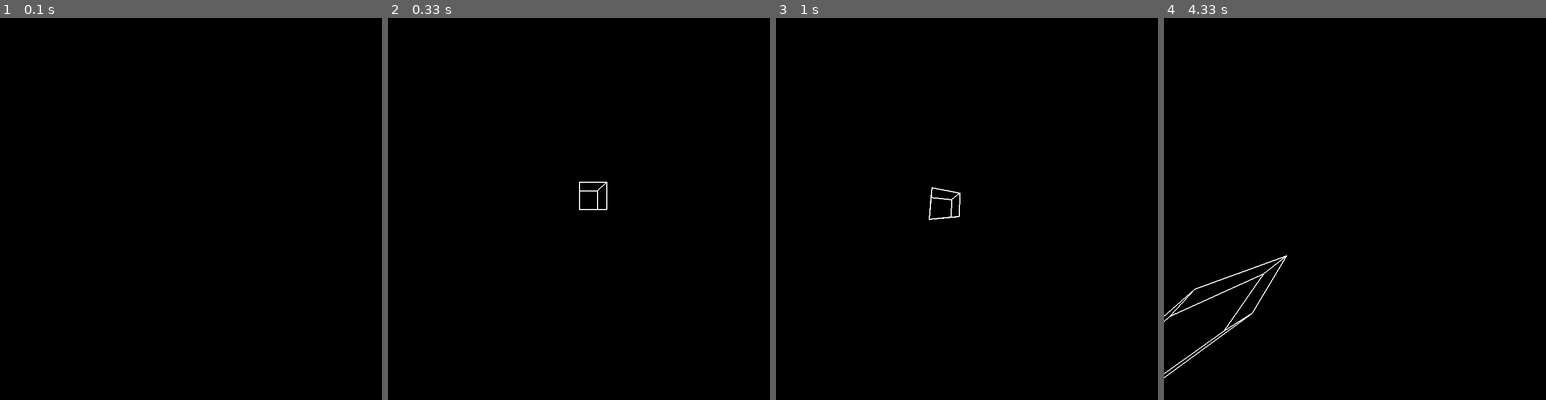
Above: before the commit, frames 1-4 (left to right).
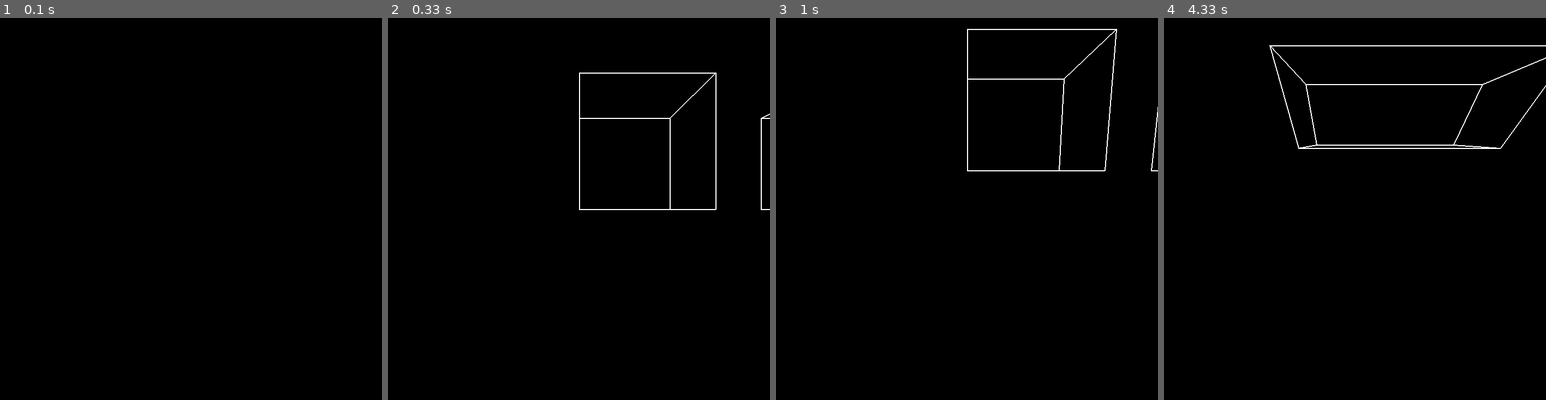
Above: after the commit, the same moments.

Repository: Anthony-Gambale/Pygame-3D
Game: pygame game, started from src/main.py
Same seed, same stepped clock (60 frames per second), same inputs: the game is played once before the commit and once after it.
Inputs:
- Up to frame 1 (0.1 s): no input
- Up to frame 2 (0.33 s): no input
- Up to frame 3 (1 s): hold Right 0.33-0.8 s; hold Up from 0.83 s (still down)
- Up to frame 4 (4.33 s): release Up at 1.3 s; tap Space at 1.83, 4.03 s; hold Down 2.8-3.1 s; hold Up 3.57-3.93 s; hold Right from 3.97 s (still down); hold D from 3.97 s (still down)

Frame 1 is identical in both runs. In frame 2, 0.7% of the frame differs, in the area x 50-100%, y 14-51%; in frame 3, 0.8%; in frame 4, 1.3%, in the area x 0-100%, y 7-95%.

Commit message:
began fixing camera rotation issue

Diff:
--- a/src/camera.py
+++ b/src/camera.py
@@ -13,7 +13,7 @@
 
         self.c = Vec3([0, 0, 0]) # initialize the c vector to be 0,0,0
         self.n = Vec3([0, 0, 1]) # normal vector, pointing into the z axis from the origin. this is the direction the camera faces
-        self.k = -100 # scalar distance from c to s
+        self.k = -500 # scalar distance from c to s
         self.s = self.c.add(self.n.scale(self.k)) # define centre of screen, offset from the camera point by a scaled version of normal vector
 
         # local basis vectors of the plane in 3D are just i and j for now
@@ -56,30 +56,19 @@
 
 
     def turn_x(self, a):
-        """take some angle a in radians and rotate the normal vector. see https://en.wikipedia.org/wiki/Rotation_matrix#In_three_dimensions"""
+        """take some angle a in radians, and rotate the normal vector about the basis vector, bx.
+        https://math.stackexchange.com/questions/3130813/rotating-a-vector-perpendicular-to-another"""
 
-        rotation_matrix = Matrix([
-            Vec3([1, 0, 0]),
-            Vec3([0, cos(a), -sin(a)]),
-            Vec3([0, sin(a), cos(a)])
-        ])
-
-        self.n = self.n.transform(rotation_matrix) # transform the normal vector
-        self.by = self.by.transform(rotation_matrix) # transform basis vector
+        self.n = (self.n.scale(cos(a))).add(self.by.scale(sin(a)))
+        self.by = (self.by.scale(cos(a))).add(self.n.scale(sin(a)))
 
         self.update() # update the screen position
 
 
     def turn_y(self, a):
-        """take some angle a in radians and rotate the normal vector. see https://en.wikipedia.org/wiki/Rotation_matrix#In_three_dimensions"""
+        """take some angle a in radians, and rotate the normal vector about the basis vector, by.
+        https://math.stackexchange.com/questions/3130813/rotating-a-vector-perpendicular-to-another"""
 
-        rotation_matrix = Matrix([
-            Vec([cos(a), 0, sin(a)]),
-            Vec([0, 1, 0]),
-            Vec([-sin(a), 0, cos(a)])
-        ])
 
-        self.n = self.n.transform(rotation_matrix) # transform the normal vector
-        self.bx = self.bx.transform(rotation_matrix) # transform basis vector
 
         self.update() # update the screen position
--- a/src/scene.py
+++ b/src/scene.py
@@ -83,4 +83,23 @@
     Line3D(Vec3([0, 100, 300]), Vec3([0, 100, 200]))
 ])
 
-cube_scene = Scene().add_shape(cube_100)
+cube_100_shift = Shape3D([
+    # bottom face
+    Line3D(Vec3([0+200, 0, 200]), Vec3([100+200, 0, 200])),
+    Line3D(Vec3([100+200, 0, 200]), Vec3([100+200, 0, 300])),
+    Line3D(Vec3([100+200, 0, 300]), Vec3([0+200, 0, 300])),
+    Line3D(Vec3([0+200, 0, 300]), Vec3([0+200, 0, 200])),
+    # edges connecting bottom and top face
+    Line3D(Vec3([0+200, 100, 200]), Vec3([0+200, 0, 200])),
+    Line3D(Vec3([100+200, 100, 200]), Vec3([100+200, 0, 200])),
+    Line3D(Vec3([100+200, 100, 300]), Vec3([100+200, 0, 300])),
+    Line3D(Vec3([0+200, 100, 300]), Vec3([0+200, 0, 300])),
+    # top face
+    Line3D(Vec3([0+200, 100, 200]), Vec3([100+200, 100, 200])),
+    Line3D(Vec3([100+200, 100, 200]), Vec3([100+200, 100, 300])),
+    Line3D(Vec3([100+200, 100, 300]), Vec3([0+200, 100, 300])),
+    Line3D(Vec3([0+200, 100, 300]), Vec3([0+200, 100, 200]))
+])
+
+
+cube_scene = (Scene().add_shape(cube_100)).add_shape(cube_100_shift)
